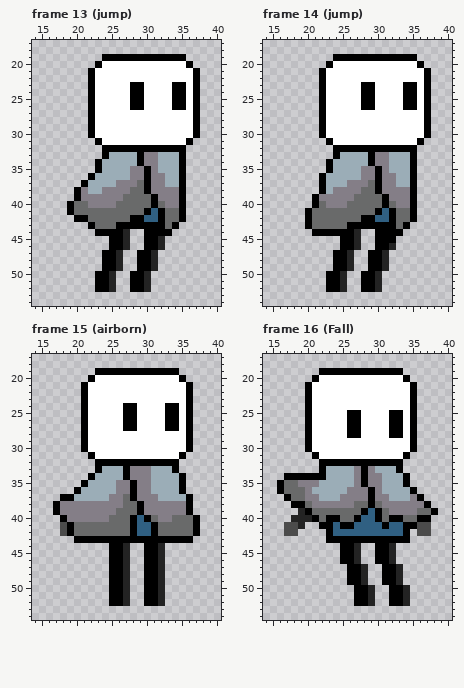
Two versions of one pixel-art file, Assets/Sprites/Character.aseprite. That is the earlier state.
58x69 pixels, 20 frames. Shown: frame 13 (jump): x 14..40, y 17..54; frame 14 (jump): x 14..40, y 17..54; frame 15 (airborn): x 14..40, y 17..54; frame 16 (Fall): x 14..40, y 17..54. The commit also changed other frames, which this record leaves out.
And afterwards:
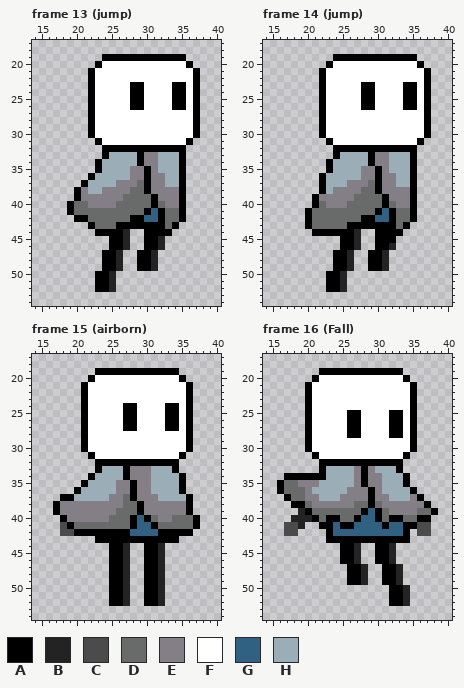
Palette (. is transparent): A #000000  B #232323  C #4b4b4b  D #696a6a  E #847e87  F #ffffff  G #306082  H #9badb7
The edit:
{"where": "frame 13 (jump), layer \"Leg\""}
{"frame":13,"y":50,"x":28,"old":"AAB","new":"..."}
{"frame":13,"y":51,"x":28,"old":"AAB","new":"..."}
{"frame":13,"y":52,"x":28,"old":"AAB","new":"..."}
{"where": "frame 14 (jump), layer \"Leg\""}
{"frame":14,"y":50,"x":28,"old":"AAB","new":"..."}
{"frame":14,"y":51,"x":28,"old":"AAB","new":"..."}
{"frame":14,"y":52,"x":28,"old":"AAB","new":"..."}
{"where": "frame 15 (airborn), layer \"Layer 2\""}
{"frame":15,"y":42,"x":19,"old":"ADDDDDDDDA","new":"CAAAAAAAAG"}
{"frame":15,"y":42,"x":31,"old":"ADDDDDA","new":"GAAAAA."}
{"frame":15,"y":43,"x":20,"old":"AAA","new":"..."}
{"frame":15,"y":43,"x":35,"old":"AA","new":".."}
{"where": "frame 16 (Fall), layer \"Leg\""}
{"frame":16,"y":50,"x":27,"old":"AAB","new":"..."}
{"frame":16,"y":51,"x":27,"old":"AAB","new":"..."}
{"frame":16,"y":52,"x":27,"old":"AAB","new":"..."}
